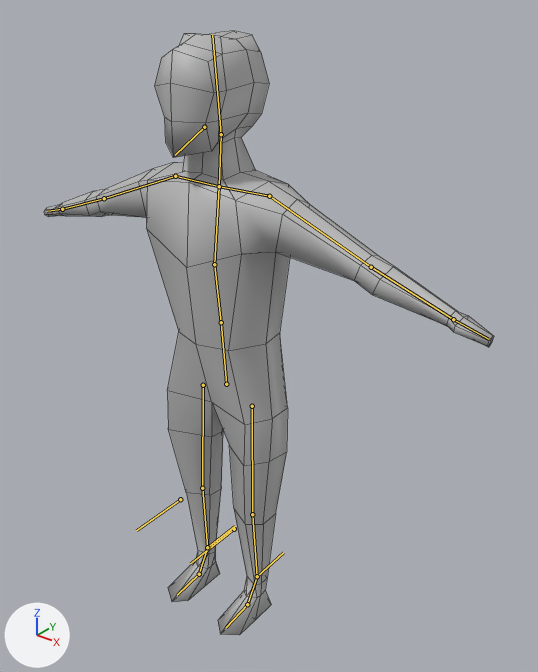
Before and after pictures for a commit that changed the Blender file Assets/Blender/guy.blend.
The view is the same before and after, from a 50 mm camera at (2.48, -2.71, 3.57) aimed at (0.17, 0.18, 1.79). The lights are fixed; the arrows at lower left show +X, +Y and +Z. The bones that bend it are drawn over the model as lines. Mesh edges are drawn as thin lines.

Names of what the first picture shows: 'body'.
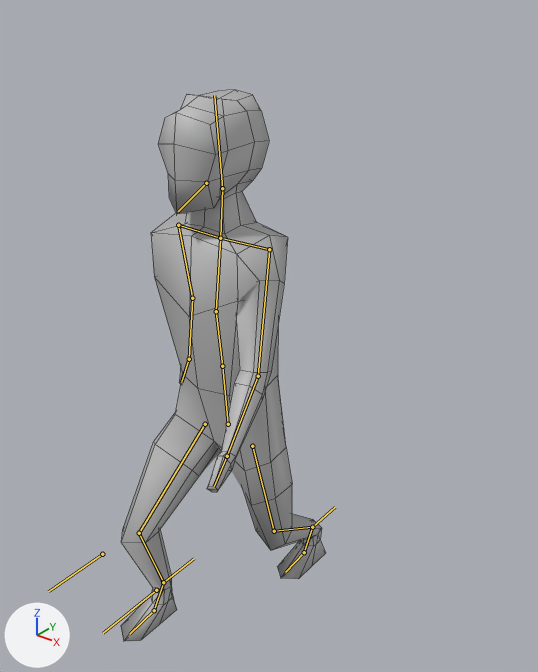
The newer file adds an action. The first version stands in its rest pose; the second is drawn at frame 16 of the action 'walk'.

Boxes [x1, y1, x2, y2] around the edits, measured in the pictures (538 x 672 px):
'body', posed (55% narrower, 9% shorter): before [44, 30, 494, 635]; after [121, 90, 325, 641]
bone 'abdomen', root to tip: before (226, 384) to (221, 322); after (228, 424) to (222, 366)
bone 'upper_arm.l', root to tip: before (269, 196) to (371, 267); after (269, 249) to (258, 376)
bone 'forearm.l', root to tip: before (371, 267) to (453, 319); after (258, 376) to (227, 456)
bone 'hand.l', root to tip: before (453, 319) to (488, 339); after (227, 456) to (214, 486)
bone 'upper_arm.r', root to tip: before (175, 176) to (104, 198); after (178, 225) to (192, 298)
bone 'forearm.r', root to tip: before (104, 198) to (62, 209); after (192, 298) to (189, 359)
bone 'hand.r', root to tip: before (62, 209) to (47, 211); after (189, 359) to (181, 382)
bone 'heel_tgt.l', root to tip: before (257, 576) to (283, 552); after (312, 527) to (335, 507)
bone 'knee_tgt.r', root to tip: before (180, 499) to (136, 530); after (102, 554) to (48, 591)
bone 'heel_tgt.r', root to tip: before (207, 547) to (235, 526); after (163, 582) to (194, 558)

What the commit changed:
Bone 'abdomen' (bone_abdomen) moves from (0.0, 0.0, 0.0) to (0.0, -0.264, 0.02).
Bone 'upper_arm.l' (bone_upper_arm_l) turns from (0, 0, 0) to (17, -8, -61) degrees about its own x, y and z.
Bone 'forearm.l' (bone_forearm_l) turns from (0, 0, 0) to (32, -6, -5) degrees about its own x, y and z.
Bone 'hand.l' (bone_hand_l) turns from (0, 0, 0) to (11, -3, -1) degrees about its own x, y and z.
Bone 'upper_arm.r' (bone_upper_arm_r) turns from (0, 0, 0) to (-28, -3, 53) degrees about its own x, y and z.
Bone 'forearm.r' (bone_forearm_r) turns from (0, 0, 0) to (24, 2, 13) degrees about its own x, y and z.
Bone 'hand.r' (bone_hand_r) turns from (0, 0, 0) to (16, 3, 2) degrees about its own x, y and z.
Bone 'heel_tgt.l' (bone_heel_tgt_l) moves from (0.0, 0.0, 0.0) to (0.0, 0.595, 0.0).
Bone 'knee_tgt.r' (bone_knee_tgt_r) moves from (0.0, 0.0, 0.0) to (0.0, 0.606, 0.0).
Bone 'heel_tgt.r' (bone_heel_tgt_r) moves from (0.0, 0.0, 0.0) to (0.0, -0.4, 0.0).
